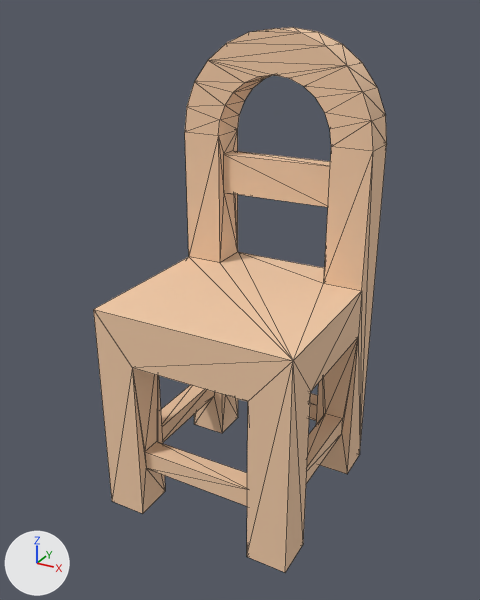
The glTF model assets/props/furniture/chairRounded.glb, before and after one commit.
Camera for both pictures: a camera (50 mm lens) standing at (0.384, -0.42, 0.472) and looking at (0.101, 0.094, 0.214). Lighting does not change. The marker at lower left points along +X, +Y and +Z. The older version comes first. Mesh edges are drawn as thin lines. Vertices at exactly the same position are counted once.

Objects in the first picture: 'chairRounded(Clone)'.
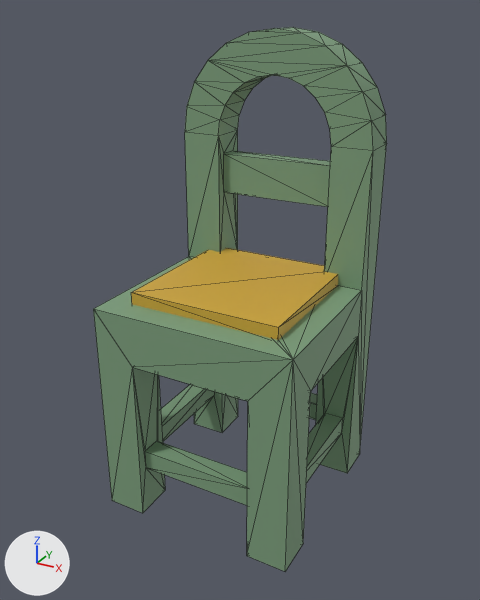
Location of each change, (x1, y1, x2, y2) in pixels of the pictures (480 x 600 px):
'chairRounded(Clone)', reshaped, moved, rescaled: before (93, 27, 387, 573); after (93, 27, 387, 572)
part 1 of me_mesh_chairrounded, added (yellow): after (131, 248, 338, 340)
part 2 of me_mesh_chairrounded, recoloured (beige to greyish green): (93, 27, 387, 572) in both

Edits to the bpy script that builds the scene:
```text
Add mat_copper_001:
    mat_copper_001 = principled_material('copper.001')
    mat_copper_001.base_color = (0.55, 0.22, 0.1)  # orange #c48159
    mat_copper_001.metallic = 0.7
    mat_copper_001.roughness = 0.35
Add mat_sage_001:
    mat_sage_001 = principled_material('sage.001')
    mat_sage_001.base_color = (0.2, 0.34, 0.2)  # greyish green #7c9e7c
    mat_sage_001.roughness = 0.6
Add mat_mustard_001:
    mat_mustard_001 = principled_material('mustard.001')
    mat_mustard_001.base_color = (0.62, 0.38, 0.04)  # yellow #cea638
    mat_mustard_001.roughness = 0.6
Change me_mesh_chairrounded:
    used by ob_chairrounded_clone; location = (0.0, 0.0, 0.0)
    remove me_mesh_chairrounded.from_pydata(...)  # 130 vertices, 280 faces; spans x 0.0..0.2, y 0.0..0.2, z 0.0..0.455
    add me_mesh_chairrounded.from_pydata(...)  # 219 vertices, 428 faces; spans x 0.0..0.2, y 0.0..0.2, z -0.001..0.455
    me_mesh_chairrounded part 1: a new loose piece, a box spanning x 0.025..0.175, y 0.025..0.175, z 0.218..0.232, in mat_mustard_001 (yellow #cea638)
    me_mesh_chairrounded part 2: 272 faces spanning x 0.0..0.2, y 0.0..0.2, z 0.0..0.455 switch from mat_wood (beige #f3cca8) to mat_sage_001 (greyish green #7c9e7c)
    other edits to the shape of me_mesh_chairrounded do not show in these pictures
    add me_mesh_chairrounded.materials.append(mat_mustard_001)  # yellow #cea638
    add me_mesh_chairrounded.materials.append(mat_copper_001)  # orange #c48159
Change ob_chairrounded_clone:
    ob_chairrounded_clone.location: (0.0, 0.0, 0.0) -> (0.0, 0.0, 0.001)
    ob_chairrounded_clone.scale: (1.0, 1.0, 1.0) -> (1.0, 1.0, 0.998)
```
